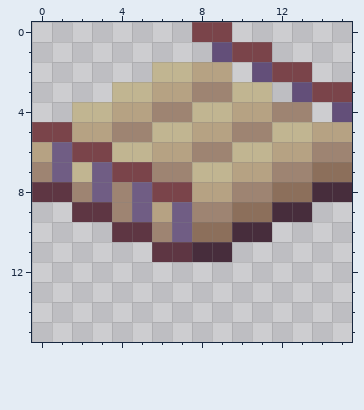
Two versions of one pixel-art sprite, Media/Images/bridge2.png. Above: the version before the commit.
The file is 64x64 pixels, drawn in blocks of 4x4; one block is one cell here.
Now the later version:
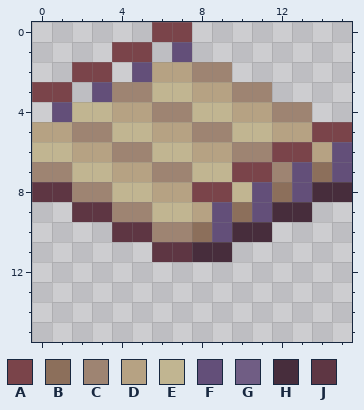
Palette (. is transparent): A #7a444a  B #8c6f5b  C #9e8472  D #b6a283  E #c1b591  F #634f79  G #705d84  H #472d3c  J #5e3643
The edit:
Changed rows in their new state; - is an unchanged pixel.
first column x 0:
 0 ------AA..------
 1 ----AA-F-...----
 2 --AA-FDDCC-...--
 3 AA-FCCEEDDCC-...
 4 -F-------------.
 5 DDCCEEDDCCEEDDAA
 6 EEDDCCEEDDCCAADF
 7 -C-EDD----AA-F-F
 8 ---CEEDDAAEF-F--
 9 -----CEEDF-F----
10 -------C-F------
